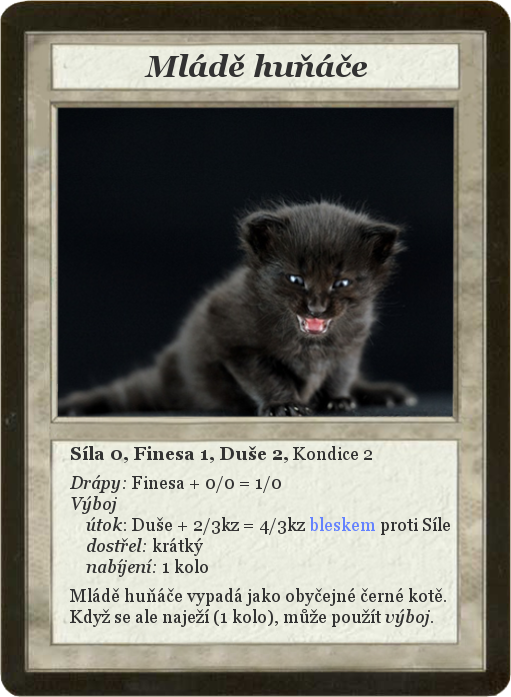
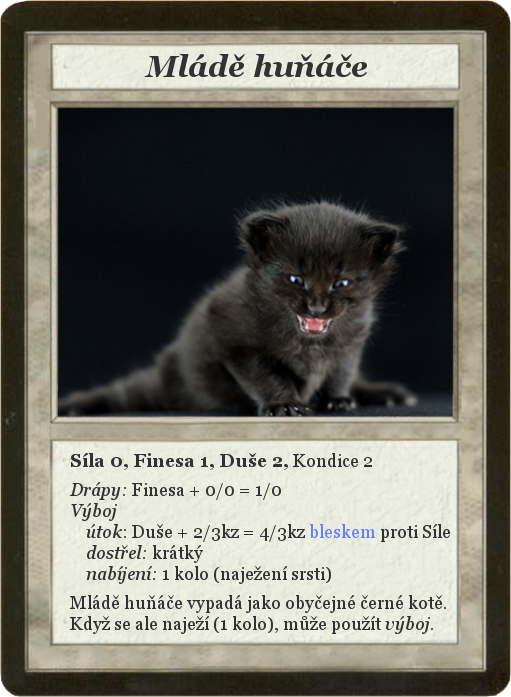
Layer changes from the first (511, 697) image to the second:
painted on "Síla 0, Finesa 1, Duše 2, Kond..." over (69, 446, 450, 634)
added layer "Oči" above "Card" over (289, 272, 351, 290)
